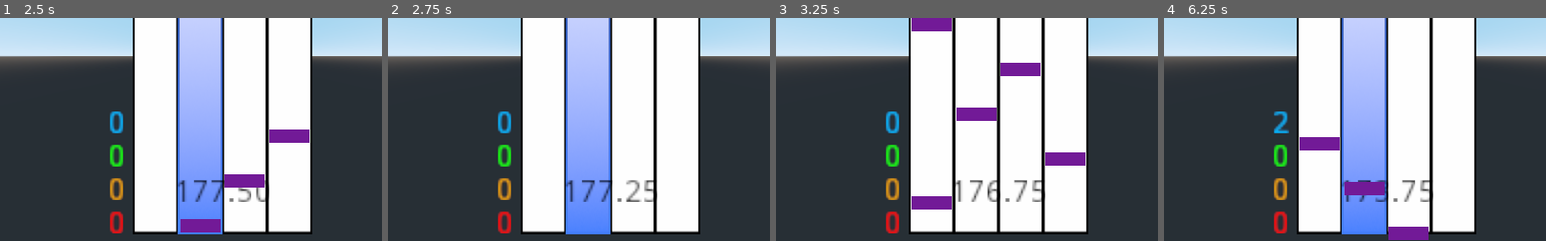
Above: before the commit, frames 1-4 (left to right).
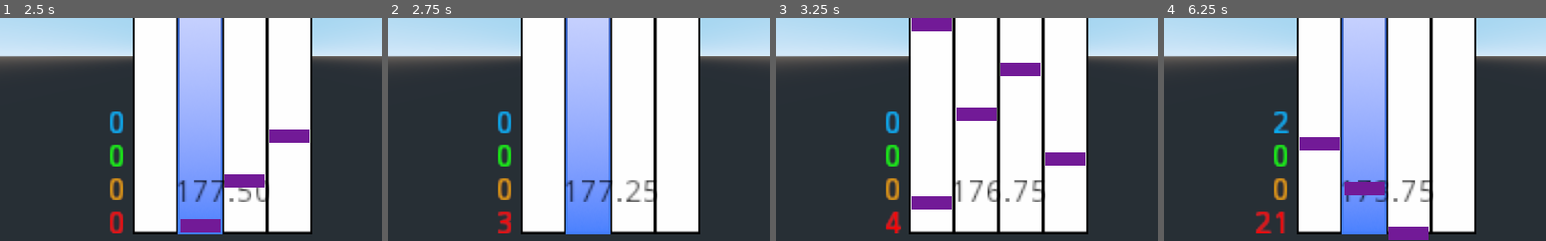
Above: after the commit, the same moments.

Repository: Xwilarg/BearJam
Game: Godot game, scene res://Scenes/Night.tscn
Two runs of this game, one before a commit and one after it. Both use one fixed random seed, a clock stepped at 60 frames per second and the inputs below. This scene is started directly instead of the project's main scene.
Inputs (mouse positions are % of the whole screen's width and height, from its top left):
- Up to frame 1 (2.5 s): tap Enter at 0.5 s; move the mouse to (72, 45) at 0.52 s; hold D (right) 0.53-1.28 s; tap K (Line_2) at 0.6 s; move the mouse to (30, 55) at 1.27 s; hold S (backward) 1.28-2.03 s; tap L (Line_3) at 1.35 s; move the mouse to (60, 28) at 2.02 s; hold D (right) from 2.03 s (still down); hold Space (action_spacebar) from 2.03 s (still down)
- Up to frame 2 (2.75 s): keep holding D (right); keep holding Space (action_spacebar)
- Up to frame 3 (3.25 s): move the mouse to (45, 70) at 2.77 s; release D (right) at 2.78 s; release Space (action_spacebar) at 2.78 s; hold W (forward) from 2.78 s (still down); tap K (Line_2) at 2.85 s
- Up to frame 4 (6.25 s): move the mouse to (80, 65) at 3.52 s; release W (forward) at 3.53 s; hold A (left) 3.53-5.03 s; tap one key every 0.75 s from 3.6 s: L (Line_3) Space (action_spacebar) K (Line_2) L (Line_3); move the mouse to (20, 35) at 4.27 s; move the mouse to (55, 50) at 5.02 s; hold S (backward) 5.03-5.78 s; move the mouse to (35, 25) at 5.77 s; hold D (right) from 5.78 s (still down)
The pictures show only the part of the screen within x 21-71%, y 41-91%; the shares and areas given below are measured in that part.

Frame 1 is identical in both runs. In frame 2, 0.2% of the frame differs, in the area x 28-33%, y 86-97%; in frame 3, 0.3%; in frame 4, 0.6%, in the area x 24-33%, y 86-97%.

Commit message:
Fix missing notes not being displayed

Diff:
--- a/Scripts/Night.gd
+++ b/Scripts/Night.gd
@@ -153,6 +153,8 @@
 
 func _on_Miss_Area_body_entered(body):
 	if "Note" in body.name:
+		nbMiss += 1
 		combo = 0;
 		allNotes.erase(body)
-		body.free();
+		body.free()
+		update_ui()
